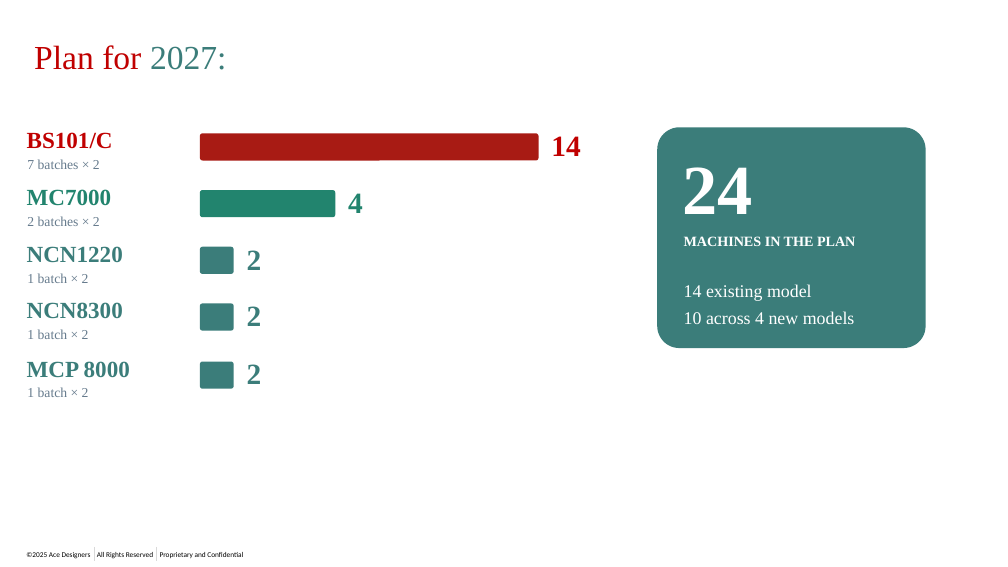
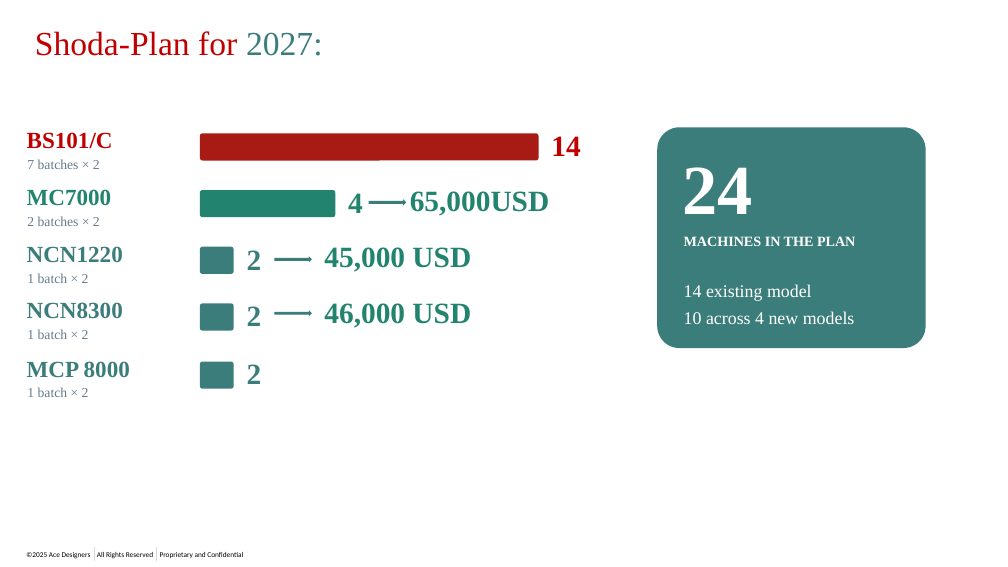
Before and after one commit to prathvirajkodachadri/all-links, a slide deck: slide 5 of PM_R02.pptx. Drawn at 1008x567 pixels with LibreOffice and Linux fonts; fonts in the diff are those of the drawing; background and template pictures are left out. Boxes give left, top, right and bottom in pixels: in the first picture for what was removed or moved away, otherwise in the second. Text is boxed around its words. In the diff, an @@ line names an element or a change of style, - is before the commit and + after.

```diff
--- a/PM_R02.pptx
+++ b/PM_R02.pptx
@@ text at [35,31,323,56]: text changed @@
-Plan for 2027:
+Shoda-Plan for 2027:
@@ right arrow added at [369,200,405,204], fill #3B7D7A, outline #3B7D7A 1 pt @@
@@ text added at [410,191,550,216], 28 pt, text #22846E, bold @@
+65,000USD
@@ right arrow added at [275,257,312,261], fill #3B7D7A, outline #3B7D7A 1 pt @@
@@ text added at [324,247,471,272], 28 pt, text #22846E, bold @@
+45,000 USD
@@ right arrow added at [275,312,312,315], fill #3B7D7A, outline #3B7D7A 1 pt @@
@@ text added at [324,303,471,328], 28 pt, text #22846E, bold @@
+46,000 USD
```
Also in this commit, not shown: 9 other slides changed.
